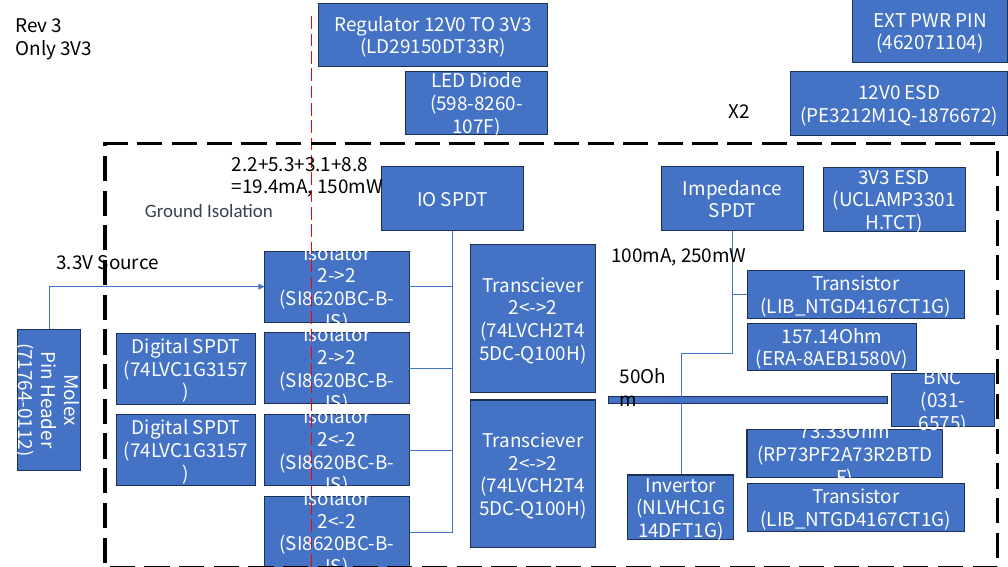
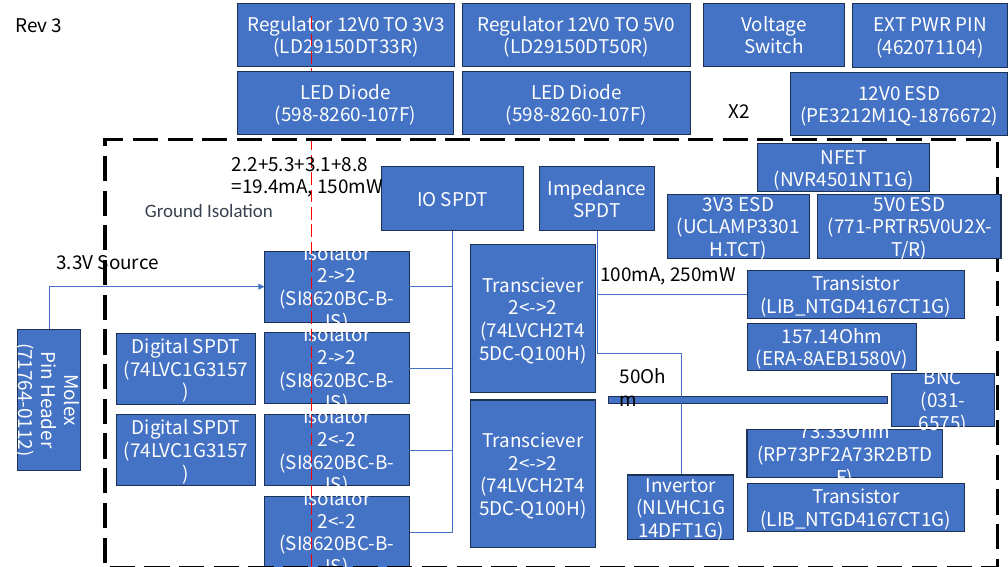
Before and after one commit to alexist2623/PMOD2BNC, a slide deck: slide 15 of Meeting/PMOD2BNC.pptx. Drawn at 1008x567 pixels with LibreOffice and Linux fonts; fonts in the diff are those of the drawing. Boxes give left, top, right and bottom in pixels: in the first picture for what was removed or moved away, otherwise in the second. Text is boxed around its words. In the diff, an @@ line names an element or a change of style, - is before the commit and + after.

Commit message:
Voltage switch added

```diff
--- a/Meeting/PMOD2BNC.pptx
+++ b/Meeting/PMOD2BNC.pptx
@@ rectangle "Regulator 12V0 TO 3V3": place and size @@
-rectangle "Regulator 12V0 TO 3V3" at bbox=[318, 3, 547, 67]
+rectangle "Regulator 12V0 TO 3V3" at bbox=[237, 3, 454, 67]
@@ rectangle added at bbox=[462, 3, 691, 67], fill #4472C4, outline #1E3256 1 pt, 18 pt, text #FFFFFF @@
+Regulator 12V0 TO 5V0
+(LD29150DT50R)
@@ rectangle added at bbox=[703, 3, 845, 67], fill #4472C4, outline #1E3256 1 pt, 18 pt, text #FFFFFF @@
+Voltage
+Switch
@@ rectangle "EXT PWR PIN": place and size @@
-rectangle "EXT PWR PIN" at bbox=[853, 0, 1008, 63]
+rectangle "EXT PWR PIN" at bbox=[853, 4, 1008, 67]
@@ text at bbox=[16, 40, 92, 60]: paragraph removed @@
-Only 3V3
@@ rectangle "LED Diode": place and size @@
-rectangle "LED Diode" at bbox=[406, 71, 547, 135]
+rectangle "LED Diode" at bbox=[237, 71, 454, 135]
@@ rectangle added at bbox=[462, 71, 691, 135], fill #4472C4, outline #1E3256 1 pt, 18 pt, text #FFFFFF @@
+LED Diode
+(598-8260-107F)
@@ rectangle: place and size @@
-rectangle at bbox=[105, 144, 998, 567]
+rectangle at bbox=[105, 140, 998, 567]
@@ rectangle added at bbox=[758, 144, 930, 191], fill #4472C4, outline #1E3256 1 pt, 18 pt, text #FFFFFF @@
+NFET
+(NVR4501NT1G)
@@ rectangle "Impedance SPDT": place and size @@
-rectangle "Impedance SPDT" at bbox=[662, 167, 803, 231]
+rectangle "Impedance SPDT" at bbox=[540, 167, 655, 231]
@@ rectangle "3V3 ESD": place and size @@
-rectangle "3V3 ESD" at bbox=[823, 167, 965, 231]
+rectangle "3V3 ESD" at bbox=[668, 194, 809, 258]
@@ rectangle added at bbox=[818, 194, 1001, 258], fill #4472C4, outline #1E3256 1 pt, 18 pt, text #FFFFFF @@
+5V0 ESD
+(771-PRTR5V0U2X-T/R)
@@ elbow line moved from (681, 475) - (733, 231) to (681, 475) - (597, 231) @@
@@ elbow line moved from (748, 295) - (733, 231) to (748, 295) - (597, 231) @@
@@ text "100mA, 250mW" rewrapped from bbox=[611, 242, 747, 267] to bbox=[600, 267, 736, 285] @@
```
Also in this commit, not shown: 2 other slides changed, 2 slides added, 5 other files.
